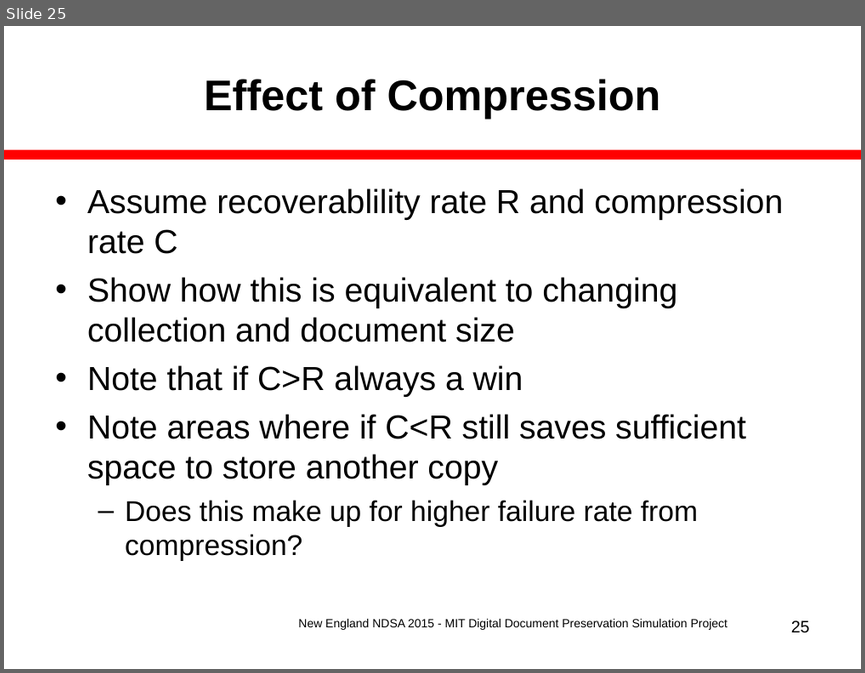
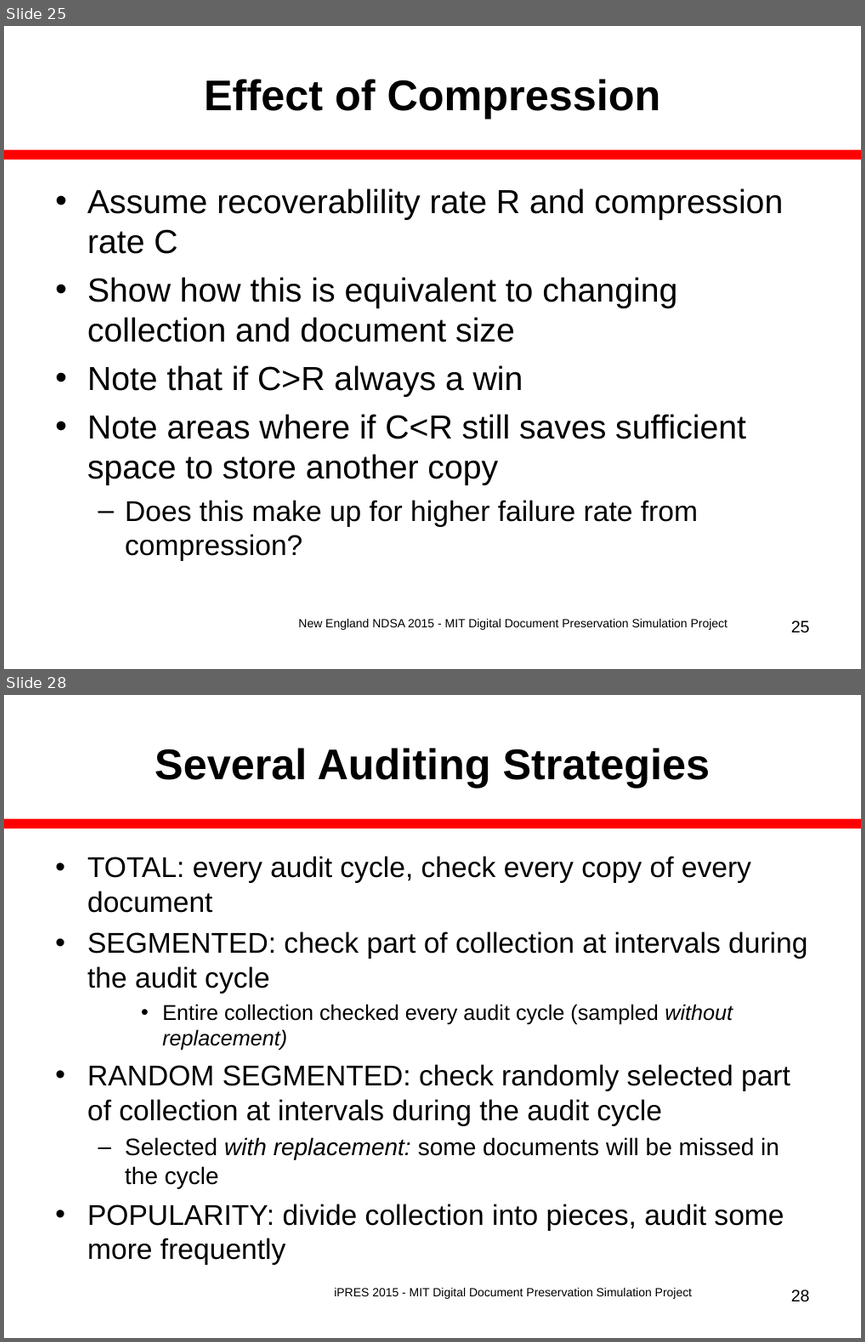
Before and after one commit to MIT-Informatics/PreservationSimulation, a slide deck: shelf/docs/Slides_iPres2015Nov.ppt. Shown one above the other, each under a label of ours: slide 25 before the commit, slides 25 and 28 after it; the slides between them are not shown. The pictures are 865x673 and 865x1342 pixels, drawn with LibreOffice and Linux fonts; fonts in the diff are those of the drawing. Boxes give left, top, right and bottom in pixels: in the first picture for what was removed or moved away, otherwise in the second. Text is boxed around its words. In the diff, an @@ line names an element or a change of style, - is before the commit and + after.

Commit message:
Add institutional failure and tricky audit graphs to slides for iPRES.

```diff
--- a/shelf/docs/Slides_iPres2015Nov.ppt
+++ b/shelf/docs/Slides_iPres2015Nov.ppt
@@ slide 28 added at [4, 695, 861, 1338], background #FFFFFF; not listed: 1 template element that a slide beside it also shows @@
@@ title added at [154, 748, 710, 788], 36 pt, text #000000, bold @@
+Several Auditing Strategies
@@ text added at [87, 856, 807, 1265], 24 pt, text #000000 @@
+• TOTAL: every audit cycle, check every copy of every document
+• SEGMENTED: check part of collection at intervals during the audit cycle
+    • Entire collection checked every audit cycle (sampled without replacement)
+• RANDOM SEGMENTED: check randomly selected part of collection at intervals during the audit cycle
+  – Selected with replacement: some documents will be missed in the cycle
+• POPULARITY: divide collection into pieces, audit some more frequently
@@ text added at [334, 1287, 692, 1299], 10 pt, text #000000 @@
+iPRES 2015 - MIT Digital Document Preservation Simulation Project
@@ page number added at [791, 1289, 810, 1302], 14 pt, text #000000 @@
+28
```
Also in this commit, not shown: 3 slides changed, 3 other slides added, 6 other files.
